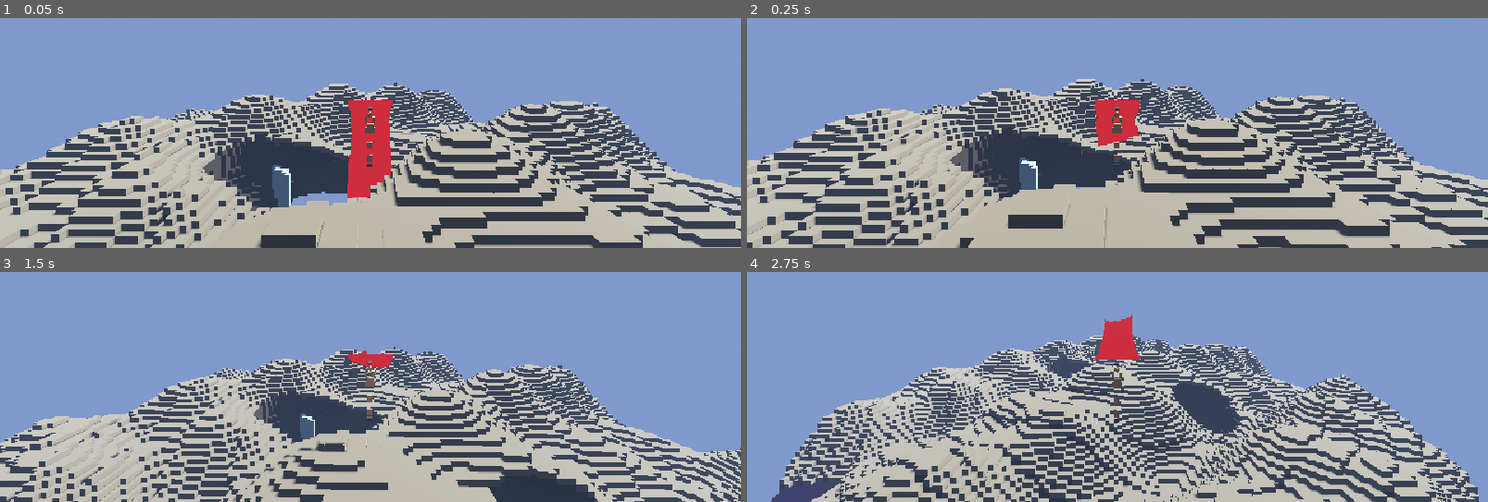
Above: before the commit, frames 1-4 (two rows, left to right).
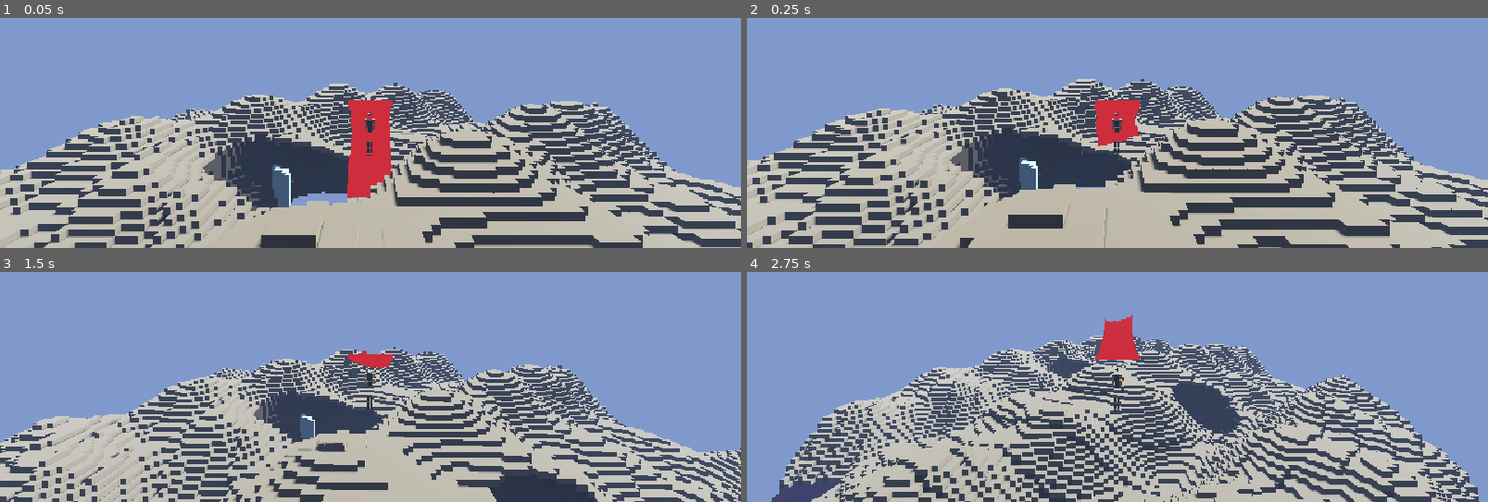
Above: after the commit, the same moments.

Repository: ahmadmuteen64-droid/Ashfall
Game: Godot game, scene res://scenes/world/main.tscn
Two runs of this game, one before a commit and one after it. Both use one fixed random seed, a clock stepped at 60 frames per second and the inputs below.
Inputs (mouse positions are in pixels of both pictures, inside the frame that each line leads up to):
- Up to frame 1 (0.05 s): no input
- Up to frame 2 (0.25 s): no input
- Up to frame 3 (1.5 s): tap Enter at 0.5 s; move the mouse to (407, 292) at 0.52 s; hold E (interact) 0.53-1.28 s; hold S (move_forward) from 0.53 s (still down); click (407, 292) at 0.67 s; tap Space (jump) at 0.77 s; move the mouse to (333, 295) at 1.27 s; tap J (journal) at 1.35 s
- Up to frame 4 (2.75 s): keep holding S (move_forward); tap Space (jump) at 1.52 s; move the mouse to (1132, 285) at 2.02 s; hold Shift (sprint) from 2.03 s (still down)

The runs differ from the first frame. In frame 1, 0.2% of the frame differs, in the area x 49-51%, y 38-65%; in frame 2, 0.1%; in frame 3, 0.2%, in the area x 33-51%, y 38-95%; in frame 4, 0.1%.
Error before the commit: Invalid call. Nonexistent function 'add_animation' in base 'AnimationPlayer'. (res://scripts/player/voxel_character.gd:156)
Error after the commit: Invalid call. Nonexistent function 'add_animation' in base 'AnimationPlayer'. (res://scripts/player/voxel_character.gd:150)

Commit message:
feat: fully rigged voxel character + biome connectors + lake + tree fix
- VoxelCharacter: proper BoneAttachment3D rigging, 15-bone skeleton, idle + walk animations
- Head/torso/arms/legs/feet all follow their respective bones
- Character spawn deferred to first _process() frame (class_name timing)
- Biome connectors: wide obsidian/ice/wood paths with railings + glass panels
- Lake biome: 6th island with ice surface + lake-specific interactables
- Trees fixed: Y=196 (was un-shifted 260, causing floating trees)
- Parser fixes: nested loop variable rename, parameter shadowing

Co-Authored-By: Claude <noreply@anthropic.com>

Diff:
--- a/scenes/world/main.tscn
+++ b/scenes/world/main.tscn
@@ -72,6 +72,3 @@
 script = ExtResource("16_ecology")
 
 [node name="VoxelWorld" parent="." unique_id=385079801 instance=ExtResource("17_5bu78")]
-chunks_x = null
-chunks_y = null
-chunks_z = null
--- a/scripts/player/voxel_character.gd
+++ b/scripts/player/voxel_character.gd
@@ -1,60 +1,103 @@
 extends Node3D
 class_name VoxelCharacter
-## Micro-voxel character builder — human body parts, rigged.
-## Micro-voxel = 0.02 units (10x finer than regular 0.2 voxels)
-
-const UV: float = 0.02  # micro-voxel unit
-const CHUNK: int = 5    # micro-voxels per body unit
-
-var _parts: Dictionary = {}
+## Micro-voxel humanoid — properly rigged with BoneAttachment3D.
+## UV = 0.02 units per micro-voxel (10x finer than regular 0.2 voxels)
+
+const UV: float = 0.02
+
 var _skeleton: Skeleton3D
 var _anim: AnimationPlayer
 
 
 func _ready() -> void:
+	_build_skeleton()
 	_build_body()
-	_rig_body()
+	_build_animations()
 	print("VOXEL_CHARACTER_OK")
 
 
+func _build_skeleton() -> void:
+	_skeleton = Skeleton3D.new()
+	_skeleton.name = "Skeleton"
+	add_child(_skeleton)
+
+	# Bone chain: root(0)->spine(1)->chest(2)->neck(3)->head(4)
+	# Arms branch from chest(2): upper_arm(5)->lower_arm(6)
+	# Legs branch from root(0): upper_leg(7)->lower_leg(8)->foot(9)
+	# Mirror for right side
+	var rest_pos := [
+		Vector3(0, 0.85, 0),   # 0: root (hips)
+		Vector3(0, 0.20, 0),   # 1: spine
+		Vector3(0, 0.20, 0),   # 2: chest
+		Vector3(0, 0.14, 0),   # 3: neck
+		Vector3(0, 0.12, 0),   # 4: head
+		Vector3(-0.12, 0.05, 0),  # 5: upper_arm_l
+		Vector3(0, -0.18, 0),     # 6: lower_arm_l
+		Vector3(0.12, 0.05, 0),   # 7: upper_arm_r
+		Vector3(0, -0.18, 0),     # 8: lower_arm_r
+		Vector3(-0.05, -0.22, 0), # 9: upper_leg_l
+		Vector3(0, -0.22, 0),     # 10: lower_leg_l
+		Vector3(0, -0.06, 0.03),  # 11: foot_l
+		Vector3(0.05, -0.22, 0),  # 12: upper_leg_r
+		Vector3(0, -0.22, 0),     # 13: lower_leg_r
+		Vector3(0, -0.06, 0.03),  # 14: foot_r
+	]
+	var parents := [-1, 0, 1, 2, 3, 2, 5, 2, 7, 0, 9, 10, 0, 12, 13]
+
+	for i in range(15):
+		_skeleton.add_bone(str(i))
+		if parents[i] >= 0:
+			_skeleton.set_bone_parent(i, parents[i])
+		_skeleton.set_bone_rest(i, Transform3D(Basis(), rest_pos[i]))
+		_skeleton.set_bone_pose_position(i, rest_pos[i])
+
+
 func _build_body() -> void:
-	# Create a humanoid body from micro-voxel cubes
-	var skin_mat := _make_mat(Color(0.82, 0.62, 0.45))  # skin tone
-	var dark_mat := _make_mat(Color(0.25, 0.2, 0.15))   # hair/shoes
-
-	# Head (sphere-like): 8x8x7 micro-voxels = 0.16 x 0.16 x 0.14 units
-	_build_part("head", Vector3(0, 1.5, 0), Vector3(8, 7, 8), "sphere", skin_mat)
-
-	# Hair cap on top of head
-	_build_part("hair", Vector3(0, 1.68, 0), Vector3(9, 3, 9), "sphere", dark_mat)
-
-	# Torso: 10x12x6 = 0.2 x 0.24 x 0.12 units
-	_build_part("torso", Vector3(0, 1.1, 0), Vector3(10, 12, 6), "box", skin_mat)
-
-	# Upper arms (left/right)
-	_build_part("upper_arm_l", Vector3(-0.12, 1.35, 0), Vector3(4, 8, 4), "box", skin_mat)
-	_build_part("upper_arm_r", Vector3(0.12, 1.35, 0), Vector3(4, 8, 4), "box", skin_mat)
-
-	# Lower arms
-	_build_part("lower_arm_l", Vector3(-0.12, 1.05, 0), Vector3(3, 8, 3), "box", skin_mat)
-	_build_part("lower_arm_r", Vector3(0.12, 1.05, 0), Vector3(3, 8, 3), "box", skin_mat)
-
-	# Upper legs
-	_build_part("upper_leg_l", Vector3(-0.04, 0.6, 0), Vector3(4, 10, 4), "box", skin_mat)
-	_build_part("upper_leg_r", Vector3(0.04, 0.6, 0), Vector3(4, 10, 4), "box", skin_mat)
-
-	# Lower legs
-	_build_part("lower_leg_l", Vector3(-0.04, 0.22, 0), Vector3(4, 10, 4), "box", skin_mat)
-	_build_part("lower_leg_r", Vector3(0.04, 0.22, 0), Vector3(4, 10, 4), "box", skin_mat)
-
-	# Shoes
-	_build_part("shoe_l", Vector3(-0.04, 0.02, 0.02), Vector3(5, 3, 6), "box", dark_mat)
-	_build_part("shoe_r", Vector3(0.04, 0.02, 0.02), Vector3(5, 3, 6), "box", dark_mat)
-
-
-func _build_part(part_name: String, pos: Vector3, size: Vector3, shape: String, mat: Material) -> void:
+	var skin := _make_mat(Color(0.82, 0.62, 0.45))
+	var dark := _make_mat(Color(0.22, 0.18, 0.12))
+	var shirt := _make_mat(Color(0.15, 0.25, 0.35))
+	var pants := _make_mat(Color(0.25, 0.22, 0.18))
+
+	# Head (bone 4)
+	_attach_voxels("head", 4, Vector3(0, -0.04, 0), Vector3(5, 5, 5), "sphere", skin)
+	# Hair
+	_attach_voxels("hair", 4, Vector3(0, 0.06, 0), Vector3(6, 3, 6), "sphere", dark)
+
+	# Torso (bone 2 - chest)
+	_attach_voxels("torso", 2, Vector3(0, -0.02, 0), Vector3(8, 10, 5), "box", shirt)
+	_attach_voxels("waist", 1, Vector3(0, 0, 0), Vector3(7, 7, 4), "box", pants)
+
+	# Upper arms (bone 5/7)
+	_attach_voxels("up_arm_l", 5, Vector3(0, -0.06, 0), Vector3(3, 7, 3), "box", skin)
+	_attach_voxels("up_arm_r", 7, Vector3(0, -0.06, 0), Vector3(3, 7, 3), "box", skin)
+
+	# Lower arms (bone 6/8)
+	_attach_voxels("lo_arm_l", 6, Vector3(0, -0.06, 0), Vector3(3, 7, 3), "box", skin)
+	_attach_voxels("lo_arm_r", 8, Vector3(0, -0.06, 0), Vector3(3, 7, 3), "box", skin)
+
+	# Upper legs (bone 9/12)
+	_attach_voxels("up_leg_l", 9, Vector3(0, -0.08, 0), Vector3(4, 9, 4), "box", pants)
+	_attach_voxels("up_leg_r", 12, Vector3(0, -0.08, 0), Vector3(4, 9, 4), "box", pants)
+
+	# Lower legs (bone 10/13)
+	_attach_voxels("lo_leg_l", 10, Vector3(0, -0.08, 0), Vector3(4, 9, 4), "box", pants)
+	_attach_voxels("lo_leg_r", 13, Vector3(0, -0.08, 0), Vector3(4, 9, 4), "box", pants)
+
+	# Feet (bone 11/14)
+	_attach_voxels("foot_l", 11, Vector3(0, 0, 0.04), Vector3(4, 3, 6), "box", dark)
+	_attach_voxels("foot_r", 14, Vector3(0, 0, 0.04), Vector3(4, 3, 6), "box", dark)
+
+
+func _attach_voxels(p_name: String, bone_idx: int, offset: Vector3, size: Vector3, shape: String, mat: Material) -> void:
+	var bone_name := str(bone_idx)
+	var att := BoneAttachment3D.new()
+	att.name = "Att_" + p_name
+	att.bone_name = bone_name
+	att.position = offset
+	_skeleton.add_child(att)
+
 	var mmi := MultiMeshInstance3D.new()
-	mmi.name = part_name
+	mmi.name = p_name
 	mmi.material_override = mat
 	var mm := MultiMesh.new()
 	mm.transform_format = MultiMesh.TRANSFORM_3D
@@ -63,111 +106,106 @@
 
 	var transforms: Array = []
 	var sx: int = int(size.x); var sy: int = int(size.y); var sz: int = int(size.z)
-	var cx: float = float(sx) / 2.0; var cy: float = float(sy) / 2.0; var cz: float = float(sz) / 2.0
+	var hx: float = float(sx) / 2.0; var hy: float = float(sy) / 2.0; var hz: float = float(sz) / 2.0
 
 	for x in range(sx):
 		for y in range(sy):
 			for z in range(sz):
+				var add := true
 				if shape == "sphere":
-					var dx: float = (float(x) - cx + 0.5) / cx
-					var dy: float = (float(y) - cy + 0.5) / cy
-					var dz: float = (float(z) - cz + 0.5) / cz
-					if dx*dx + dy*dy + dz*dz > 1.1: continue
-				var t := Transform3D(Basis(), pos + Vector3(float(x-cx)*UV, float(y-cy)*UV, float(z-cz)*UV))
-				transforms.append(t)
+					var dx: float = (float(x) - hx + 0.5) / hx
+					var dy: float = (float(y) - hy + 0.5) / hy
+					var dz: float = (float(z) - hz + 0.5) / hz
+					if dx*dx + dy*dy + dz*dz > 1.1:
+						add = false
+				if add:
+					transforms.append(Transform3D(Basis(), Vector3(float(x-hx)*UV, float(y-hy)*UV, float(z-hz)*UV)))
 
 	mm.instance_count = transforms.size()
 	for i in range(transforms.size()):
 		mm.set_instance_transform(i, transforms[i])
 	mmi.multimesh = mm
-	add_child(mmi)
-	_parts[name] = mmi
+	att.add_child(mmi)
+
+
+func _build_animations() -> void:
+	_anim = AnimationPlayer.new()
+	_anim.name = "AnimationPlayer"
+	add_child(_anim)
+
+	# Idle: gentle breathing + subtle arm sway
+	var idle := Animation.new()
+	idle.length = 2.0
+	idle.loop_mode = Animation.LOOP_LINEAR
+
+	_anim_key_pos(idle, 1, 0.0, Vector3(0, 0.20, 0))
+	_anim_key_pos(idle, 1, 1.0, Vector3(0, 0.205, 0.01))
+	_anim_key_pos(idle, 1, 2.0, Vector3(0, 0.20, 0))
+	_anim_key_rot(idle, 5, 0.0, Vector3.ZERO)  # upper_arm_l
+	_anim_key_rot(idle, 5, 1.0, Vector3(0.08, 0, 0.03))
+	_anim_key_rot(idle, 5, 2.0, Vector3.ZERO)
+	_anim_key_rot(idle, 7, 0.0, Vector3.ZERO)  # upper_arm_r
+	_anim_key_rot(idle, 7, 1.0, Vector3(-0.08, 0, -0.03))
+	_anim_key_rot(idle, 7, 2.0, Vector3.ZERO)
+	_anim.add_animation("idle", idle)
+
+	# Walk: legs + arms swing
+	var walk := Animation.new()
+	walk.length = 1.0
+	walk.loop_mode = Animation.LOOP_LINEAR
+
+	_anim_key_rot(walk, 9, 0.0, Vector3(0.5, 0, 0))    # upper_leg_l forward
+	_anim_key_rot(walk, 9, 0.5, Vector3(-0.5, 0, 0))   # upper_leg_l back
+	_anim_key_rot(walk, 9, 1.0, Vector3(0.5, 0, 0))
+	_anim_key_rot(walk, 12, 0.0, Vector3(-0.5, 0, 0))  # upper_leg_r back
+	_anim_key_rot(walk, 12, 0.5, Vector3(0.5, 0, 0))   # upper_leg_r forward
+	_anim_key_rot(walk, 12, 1.0, Vector3(-0.5, 0, 0))
+
+	_anim_key_rot(walk, 5, 0.0, Vector3(-0.4, 0, 0))   # upper_arm_l back
+	_anim_key_rot(walk, 5, 0.5, Vector3(0.4, 0, 0))    # upper_arm_l forward
+	_anim_key_rot(walk, 5, 1.0, Vector3(-0.4, 0, 0))
+	_anim_key_rot(walk, 7, 0.0, Vector3(0.4, 0, 0))    # upper_arm_r forward
+	_anim_key_rot(walk, 7, 0.5, Vector3(-0.4, 0, 0))   # upper_arm_r back
+	_anim_key_rot(walk, 7, 1.0, Vector3(0.4, 0, 0))
+
+	_anim_key_pos(walk, 0, 0.0, Vector3(0, 0.85, 0))    # root bob
+	_anim_key_pos(walk, 0, 0.25, Vector3(0, 0.82, 0))
+	_anim_key_pos(walk, 0, 0.5, Vector3(0, 0.85, 0))
+	_anim_key_pos(walk, 0, 0.75, Vector3(0, 0.82, 0))
+	_anim_key_pos(walk, 0, 1.0, Vector3(0, 0.85, 0))
+	_anim.add_animation("walk", walk)
+
+	_anim.play("idle")
+
+
+func _anim_key_pos(anim: Animation, bone: int, time: float, pos: Vector3) -> void:
+	var idx := anim.find_track("Skeleton:" + str(bone), Animation.TYPE_POSITION_3D)
+	if idx < 0:
+		idx = anim.add_track(Animation.TYPE_POSITION_3D)
+		anim.track_set_path(idx, "Skeleton:" + str(bone))
+	anim.track_insert_key(idx, time, pos)
+
+
+func _anim_key_rot(anim: Animation, bone: int, time: float, rot: Vector3) -> void:
+	var idx := anim.find_track("Skeleton:" + str(bone), Animation.TYPE_ROTATION_3D)
+	if idx < 0:
+		idx = anim.add_track(Animation.TYPE_ROTATION_3D)
+		anim.track_set_path(idx, "Skeleton:" + str(bone))
+	anim.track_insert_key(idx, time, rot)
 
 
 func _make_mat(color: Color) -> StandardMaterial3D:
 	var mat := StandardMaterial3D.new()
 	mat.albedo_color = color
-	mat.roughness = 0.8
+	mat.roughness = 0.75
 	return mat
 
 
-func _rig_body() -> void:
-	# Create skeleton
-	_skeleton = Skeleton3D.new()
-	_skeleton.name = "Skeleton"
-	add_child(_skeleton)
-
-	# Bone hierarchy
-	var bones := {
-		"root": -1,
-		"spine": 0, "chest": 1, "neck": 2, "head": 3,
-		"upper_arm_l": 2, "lower_arm_l": 5, "hand_l": 6,
-		"upper_arm_r": 2, "lower_arm_r": 8, "hand_r": 9,
-		"upper_leg_l": 0, "lower_leg_l": 11, "foot_l": 12,
-		"upper_leg_r": 0, "lower_leg_r": 14, "foot_r": 15,
-	}
-
-	var positions := {
-		0: Vector3(0, 0.9, 0),   # root (hips)
-		1: Vector3(0, 1.1, 0),   # spine
-		2: Vector3(0, 1.3, 0),   # chest
-		3: Vector3(0, 1.5, 0),   # neck
-		4: Vector3(0, 1.6, 0),   # head
-		5: Vector3(-0.12, 0.0, 0),  # upper_arm_l
-		6: Vector3(0, -0.16, 0),    # lower_arm_l
-		7: Vector3(0, -0.16, 0),    # hand_l
-		8: Vector3(0.12, 0.0, 0),   # upper_arm_r
-		9: Vector3(0, -0.16, 0),    # lower_arm_r
-		10: Vector3(0, -0.16, 0),   # hand_r
-		11: Vector3(-0.04, -0.2, 0),  # upper_leg_l
-		12: Vector3(0, -0.2, 0),      # lower_leg_l
-		13: Vector3(0, -0.2, 0),      # foot_l
-		14: Vector3(0.04, -0.2, 0),   # upper_leg_r
-		15: Vector3(0, -0.2, 0),      # lower_leg_r
-		16: Vector3(0, -0.2, 0),      # foot_r
-	}
-
-	for i in range(17):
-		_skeleton.add_bone(str(i))
-		var parent := -1
-		for bn in bones:
-			if bones[bn] == i - 1:
-				parent = _skeleton.find_bone(str(bones[bn]))
-				break
-		if parent >= 0:
-			_skeleton.set_bone_parent(i, parent)
-		var rest := Transform3D(Basis(), positions.get(i, Vector3.ZERO))
-		_skeleton.set_bone_rest(i, rest)
-		_skeleton.set_bone_pose_position(i, positions.get(i, Vector3.ZERO))
-
-	# Animation player
-	_anim = AnimationPlayer.new()
-	_anim.name = "AnimationPlayer"
-	add_child(_anim)
-	_build_idle_anim()
-
-
-func _build_idle_anim() -> void:
-	var anim := _anim.get_animation("idle")
-	if not anim:
-		anim = Animation.new()
-		anim.length = 2.0
-		anim.loop_mode = Animation.LOOP_LINEAR
-		_anim.add_animation("idle", anim)
-
-	# Gentle breathing sway on spine
-	var t := _anim.get_animation("idle")
-	var track := t.add_track(Animation.TYPE_POSITION_3D)
-	t.track_set_path(track, "Skeleton:1")  # spine bone
-	t.track_insert_key(track, 0.0, Vector3(0, 1.1, 0))
-	t.track_insert_key(track, 1.0, Vector3(0, 1.105, 0.02))
-	t.track_insert_key(track, 2.0, Vector3(0, 1.1, 0))
-
-	# Arm sway
-	var arm_track := t.add_track(Animation.TYPE_ROTATION_3D)
-	t.track_set_path(arm_track, "Skeleton:5")  # upper_arm_l
-	t.track_insert_key(arm_track, 0.0, Vector3(0, 0, 0))
-	t.track_insert_key(arm_track, 1.0, Vector3(0.1, 0, 0.05))
-	t.track_insert_key(arm_track, 2.0, Vector3(0, 0, 0))
-
-	_anim.play("idle")
+func play_walk() -> void:
+	if _anim and _anim.has_animation("walk"):
+		_anim.play("walk", 0.2)
+
+
+func play_idle() -> void:
+	if _anim and _anim.has_animation("idle"):
+		_anim.play("idle", 0.2)
--- a/scripts/systems/main.gd
+++ b/scripts/systems/main.gd
@@ -1,22 +1,29 @@
-# main.gd — Main scene root. Global input handling + character spawning.
 extends Node3D
 
+var _char_spawned: bool = false
+
+
 func _ready() -> void:
+	set_process(true)
 	print("MAIN_OK")
-	_spawn_voxel_character()
+
+
+func _process(_delta: float) -> void:
+	if not _char_spawned:
+		_char_spawned = true
+		_spawn_voxel_character()
 
 
 func _spawn_voxel_character() -> void:
 	var player := get_node_or_null("Player")
 	if not player: return
-	# Remove old cylinder body
 	var old := player.get_node_or_null("BodyMesh")
 	if old: old.queue_free()
-	# Spawn voxel character
 	var vc := VoxelCharacter.new()
 	vc.name = "VoxelChar"
-	vc.position = Vector3(0, -1.0, 0)  # align feet to player origin
+	vc.position = Vector3(0, -1.0, 0)
 	player.add_child(vc)
+	print("VOXEL_CHAR_SPAWNED")
 
 
 func _input(event: InputEvent) -> void:
